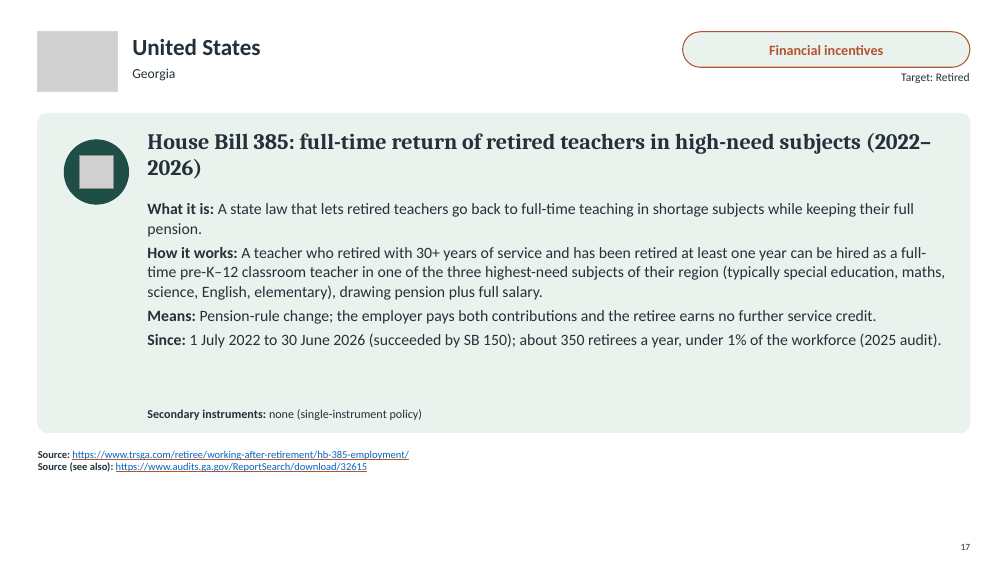
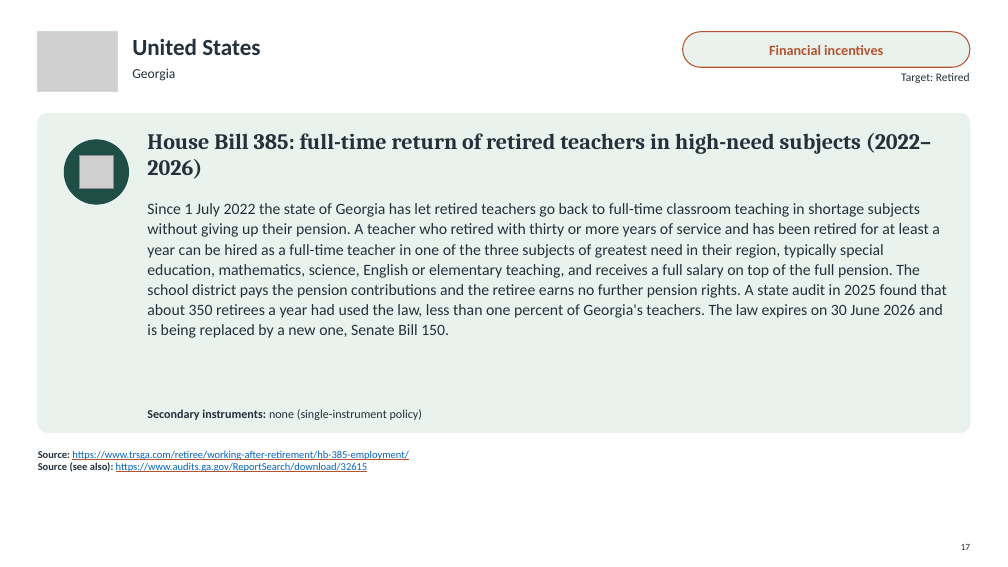
Before and after one commit to jedr1-ship-it/Alternative-Pathways----Quant, a slide deck: slide 17 of policies/Re-attracting_Former_Teachers.pptx. Drawn at 1008x567 pixels with LibreOffice and Linux fonts; fonts in the diff are those of the drawing; grey boxes stand for pictures. Boxes give left, top, right and bottom in pixels: in the first picture for what was removed or moved away, otherwise in the second. Text is boxed around its words. In the diff, an @@ line names an element or a change of style, - is before the commit and + after.

```diff
--- a/policies/Re-attracting_Former_Teachers.pptx
+++ b/policies/Re-attracting_Former_Teachers.pptx
@@ text at bbox=[147, 203, 947, 338]: text changed @@
-What it is: A state law that lets retired teachers go back to full-time teaching in shortage subjects while keeping their full pension.
-How it works: A teacher who retired with 30+ years of service and has been retired at least one year can be hired as a full-time pre-K–12 classroom teacher in one of the three highest-need subjects of their region (typically special education, maths, science, English, elementary), drawing pension plus full salary.
-Means: Pension-rule change; the employer pays both contributions and the retiree earns no further service credit.
-Since: 1 July 2022 to 30 June 2026 (succeeded by SB 150); about 350 retirees a year, under 1% of the workforce (2025 audit).
+Since 1 July 2022 the state of Georgia has let retired teachers go back to full-time classroom teaching in shortage subjects without giving up their pension. A teacher who retired with thirty or more years of service and has been retired for at least a year can be hired as a full-time teacher in one of the three subjects of greatest need in their region, typically special education, mathematics, science, English or elementary teaching, and receives a full salary on top of the full pension. The school district pays the pension contributions and the retiree earns no further pension rights. A state audit in 2025 found that about 350 retirees a year had used the law, less than one percent of Georgia's teachers. The law expires on 30 June 2026 and is being replaced by a new one, Senate Bill 150.
```
Also in this commit, not shown: 17 other slides changed, 4 other files.
